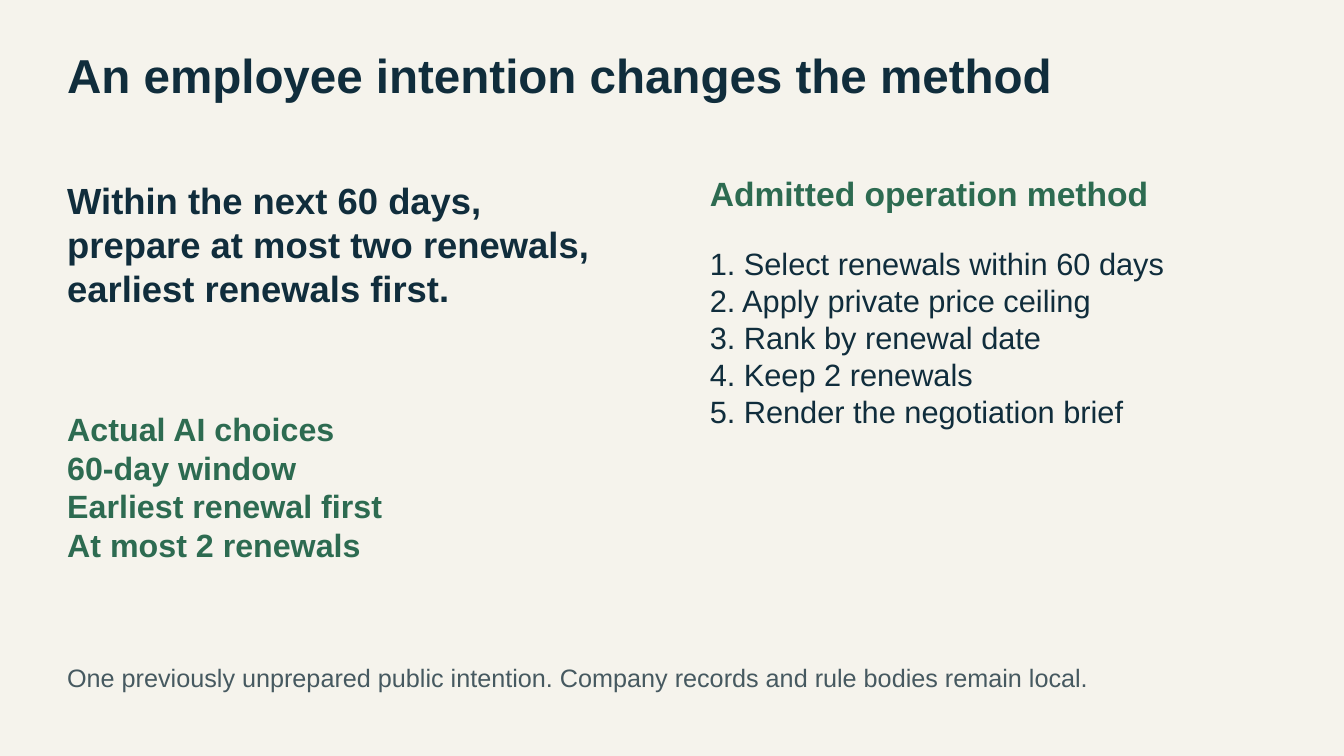
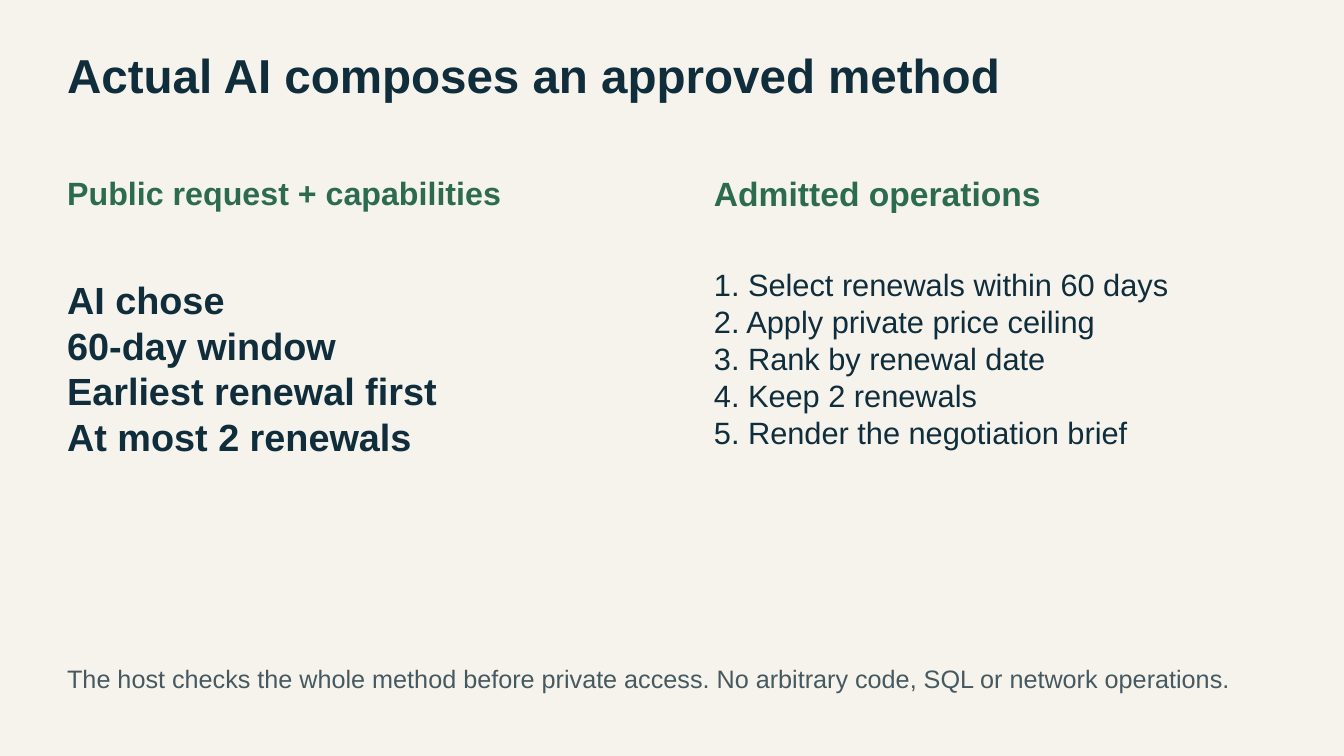
Before and after one commit to Jabolo/ProofGate, a slide deck: slide 3 of submission/presentation.pptx. Drawn at 1344x756 pixels with LibreOffice and Linux fonts; fonts in the diff are those of the drawing. Boxes give left, top, right and bottom in pixels: in the first picture for what was removed or moved away, otherwise in the second. Text is boxed around its words. In the diff, an @@ line names an element or a change of style, - is before the commit and + after.

```diff
--- a/submission/presentation.pptx
+++ b/submission/presentation.pptx
@@ text at box(67, 58, 1000, 103): text changed @@
-An employee intention changes the method
+Actual AI composes an approved method
@@ text at box(67, 181, 501, 211): text changed; size 26 to 23 pt; text colour #102D3C to #2D6B51 @@
-Within the next 60 days,
-prepare at most two renewals,
-earliest renewals first.
+Public request + capabilities
@@ text at box(714, 181, 1041, 213): text changed @@
-Admitted operation method
+Admitted operations
@@ text "1. Select renewals within 60 ...": place and size @@
-text "1. Select renewals within 60 ..." at box(710, 252, 1164, 428)
+text "1. Select renewals within 60 ..." at box(714, 273, 1168, 449)
@@ text at box(67, 286, 224, 315): text changed; size 23 to 27 pt; text colour #2D6B51 to #102D3C @@
-Actual AI choices
+AI chose
@@ text "AI chose": place and size @@
-text "AI chose" at box(67, 417, 382, 558)
+text "AI chose" at box(67, 286, 436, 452)
@@ text at box(67, 332, 436, 452): size 23 to 27 pt, text colour #2D6B51 to #102D3C in "60-day window", "Earliest renewal first", "At most 2 renewals" @@
@@ text at box(67, 669, 1230, 694): text changed @@
-One previously unprepared public intention. Company records and rule bodies remain local.
+The host checks the whole method before private access. No arbitrary code, SQL or network operations.
```
Also in this commit, not shown: 5 other slides changed, 3 slides added, 3 slides removed, 17 other files.
